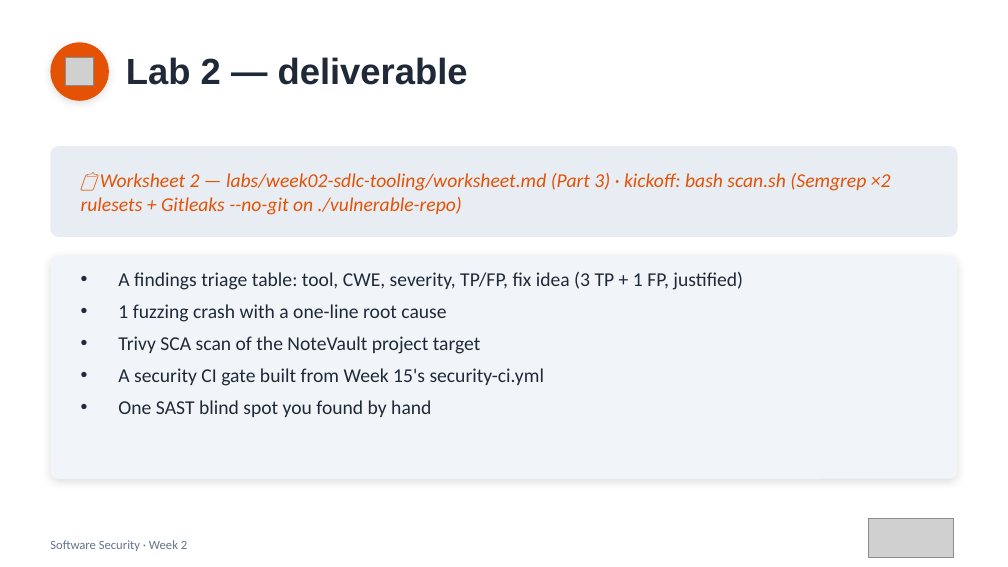
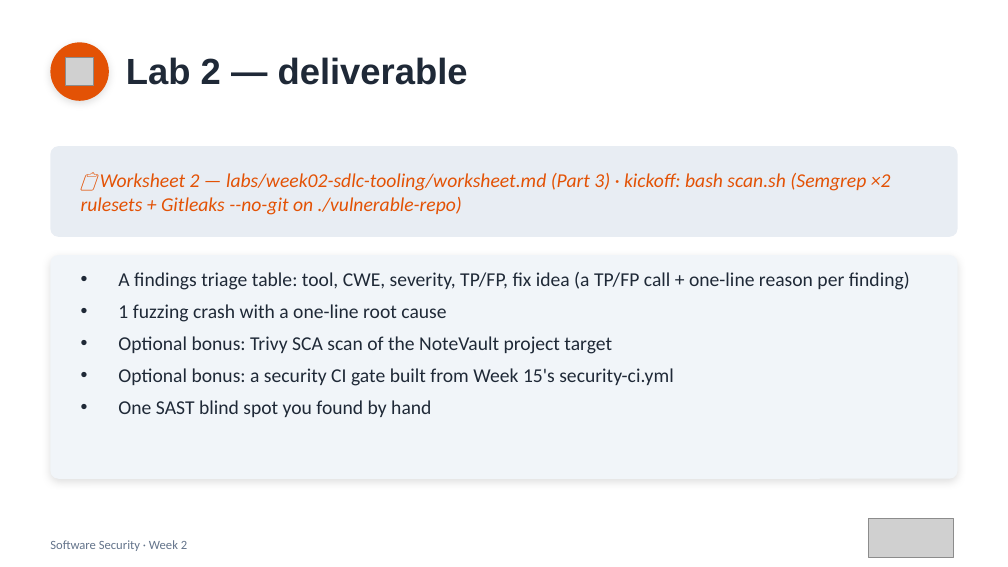
Before and after one commit to nutthakorn7/software-security, a slide deck: slide 17 of slides/pptx/week02.pptx. Drawn at 1008x567 pixels with LibreOffice and Linux fonts; fonts in the diff are those of the drawing; grey boxes stand for pictures. Boxes give left, top, right and bottom in pixels: in the first picture for what was removed or moved away, otherwise in the second. Text is boxed around its words. In the diff, an @@ line names an element or a change of style, - is before the commit and + after.

```diff
--- a/slides/pptx/week02.pptx
+++ b/slides/pptx/week02.pptx
@@ text at (118,272,910,290): text changed @@
-• A findings triage table: tool, CWE, severity, TP/FP, fix idea (3 TP + 1 FP, justified)
+• A findings triage table: tool, CWE, severity, TP/FP, fix idea (a TP/FP call + one-line reason per finding)
@@ text at (118,336,673,386): text changed @@
-• Trivy SCA scan of the NoteVault project target
-• A security CI gate built from Week 15's security-ci.yml
+• Optional bonus: Trivy SCA scan of the NoteVault project target
+• Optional bonus: a security CI gate built from Week 15's security-ci.yml
```
Also in this commit, not shown: 1 other slide changed, 3 other files.
